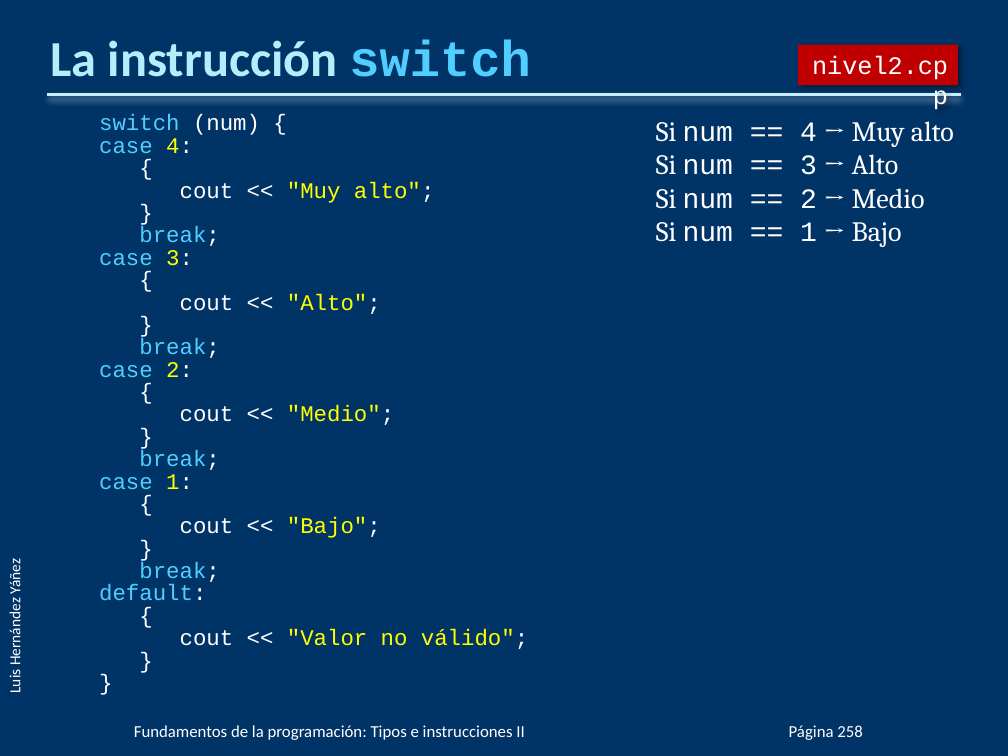
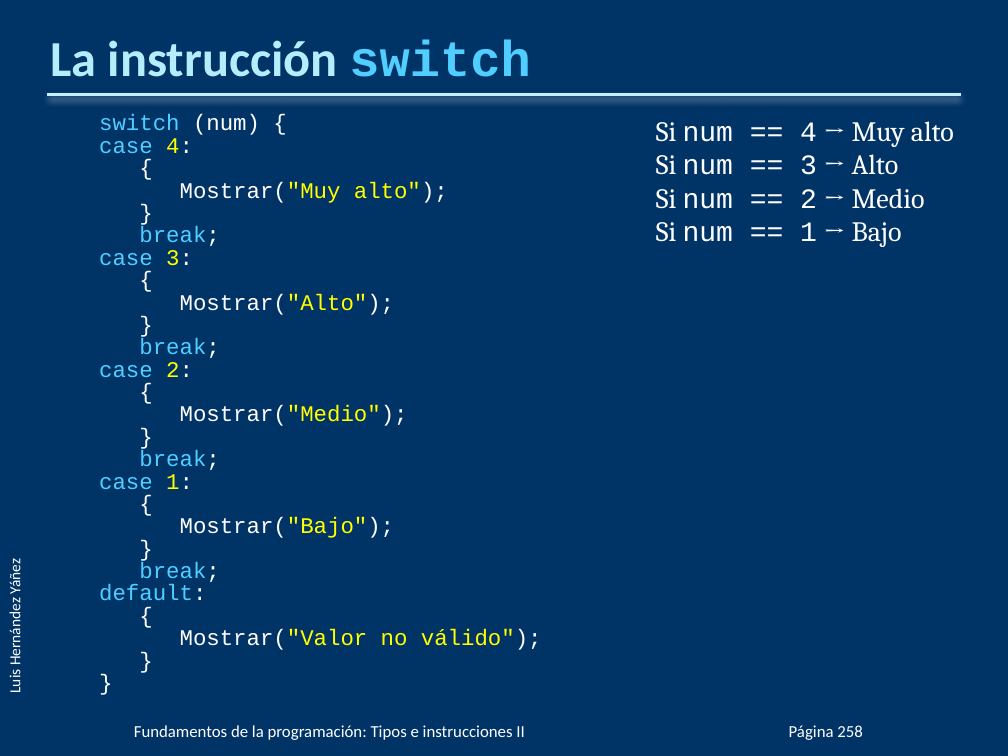
Before and after one commit to cmdgeneration/01-Fundamentos, a slide deck: slide 34 of PPTs/FP03.pptx. Drawn at 1008x756 pixels with LibreOffice and Linux fonts; fonts in the diff are those of the drawing; background and template pictures are left out. Boxes give left, top, right and bottom in pixels: in the first picture for what was removed or moved away, otherwise in the second. Text is boxed around its words. In the diff, an @@ line names an element or a change of style, - is before the commit and + after.

```diff
--- a/PPTs/FP03.pptx
+++ b/PPTs/FP03.pptx
@@ rectangle removed at bbox=[798, 44, 959, 85] @@
-nivel2.cpp
@@ text at bbox=[180, 181, 448, 203]: text changed; text colour #FFFF00 to #FFFFFF @@
-  cout << "Muy alto";
+  Mostrar("Muy alto");
@@ text at bbox=[180, 293, 395, 315]: text changed @@
-  cout << "Alto";
+  Mostrar("Alto");
@@ text at bbox=[180, 405, 408, 426]: text changed @@
-  cout << "Medio";
+  Mostrar("Medio");
@@ text at bbox=[180, 517, 395, 538]: text changed @@
-  cout << "Bajo";
+  Mostrar("Bajo");
@@ text at bbox=[180, 629, 542, 650]: text changed @@
-  cout << "Valor no válido";
+  Mostrar("Valor no válido");
```
Also in this commit, not shown: 41 other slides changed, 4 other files.
